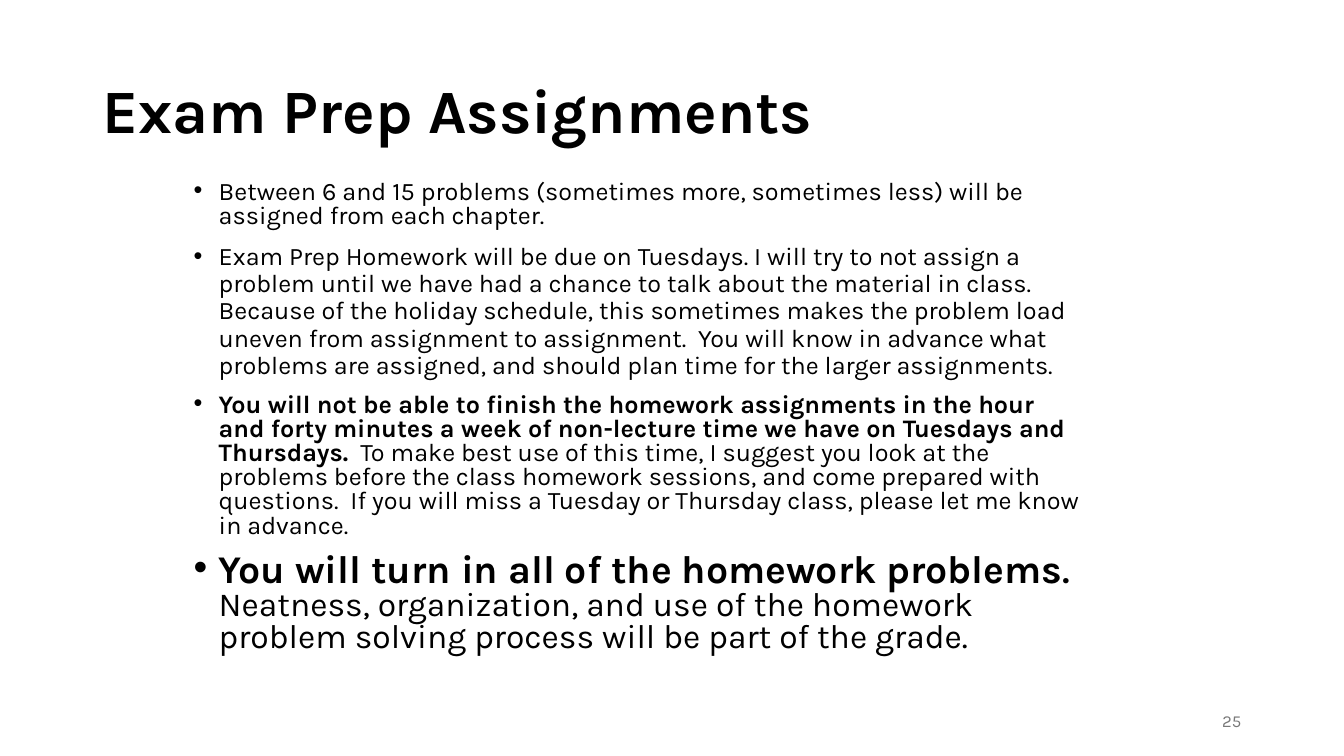
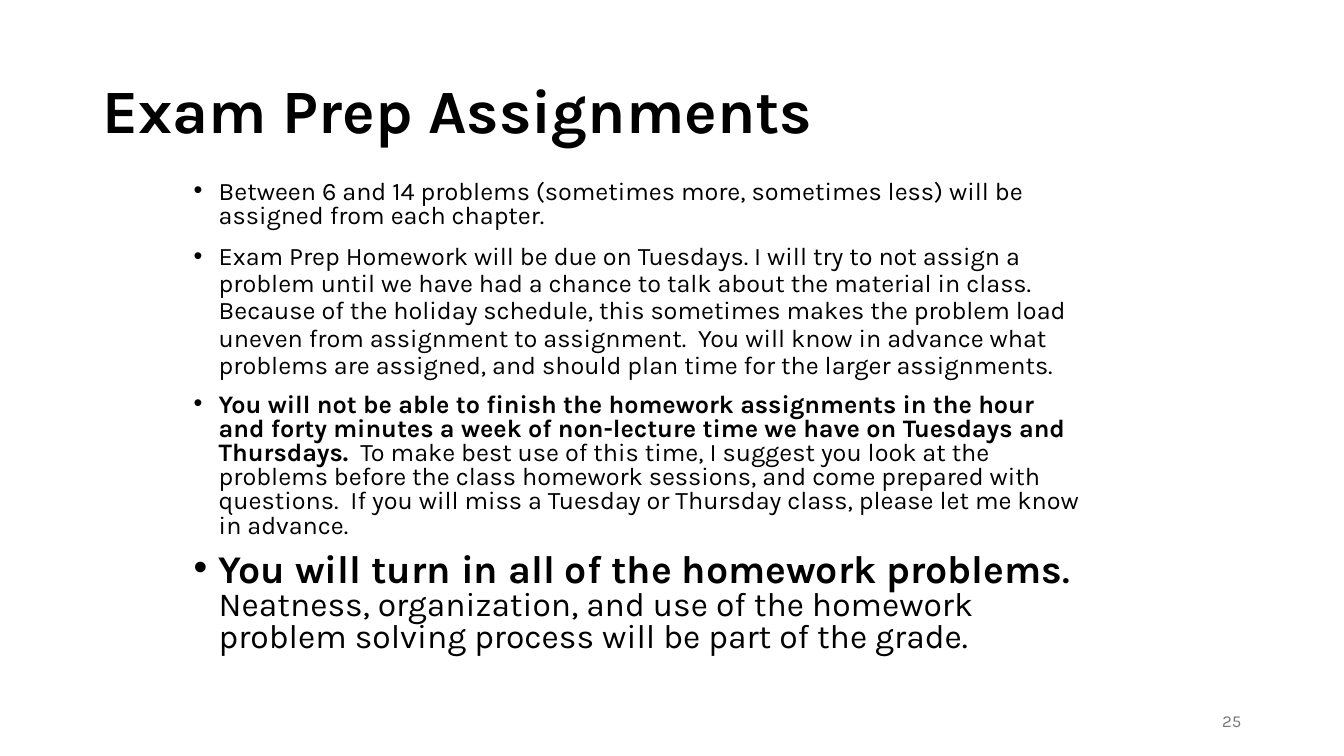
Before and after one commit to rtlines/Introductory-Physics-II, a slide deck: slide 25 of Lecture_Slides/PH 123 Lecture 01.pptx. Drawn at 1344x756 pixels with LibreOffice and Linux fonts; fonts in the diff are those of the drawing. Boxes give left, top, right and bottom in pixels: in the first picture for what was removed or moved away, otherwise in the second. Text is boxed around its words. In the diff, an @@ line names an element or a change of style, - is before the commit and + after.

```diff
--- a/Lecture_Slides/PH 123 Lecture 01.pptx
+++ b/Lecture_Slides/PH 123 Lecture 01.pptx
@@ text at [219,182,1023,231]: text changed @@
-• Between 6 and 15 problems (sometimes more, sometimes less) will be assigned from each chapter.
+• Between 6 and 14 problems (sometimes more, sometimes less) will be assigned from each chapter.
```
Also in this commit, not shown: 4 slides added, 2 slides removed, 40 other files.
